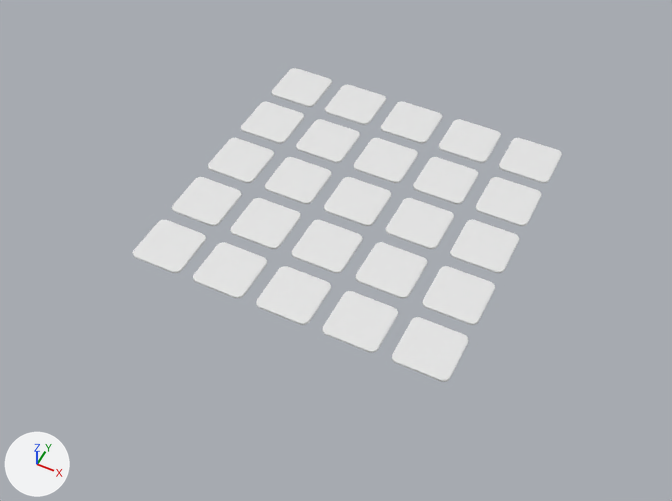
Renders of the glTF model public/models/Platforms.gltf from each side of a commit.
One viewpoint serves both versions: a 50 mm lens placed at (2040.0, -4442.0, 4907.0), pointed at (-22.0, -318.0, -248.0). The axes (+X, +Y, +Z) are drawn at lower left. The lights are the same throughout. Vertices at the same position are counted once.

Before the edit, the objects in view are built like this:
```python
me_platforms = bpy.data.meshes.new('Platforms')
me_platforms.from_pydata(...)  # 9000 vertices, 16150 faces; spans x -1200.0..1200.0, y -1200.0..1200.0, z -10.0..5.0
ob_platforms = bpy.data.objects.new('Platforms', me_platforms)
ob_platforms.location = (0.0, 0.0, 0.0)
```
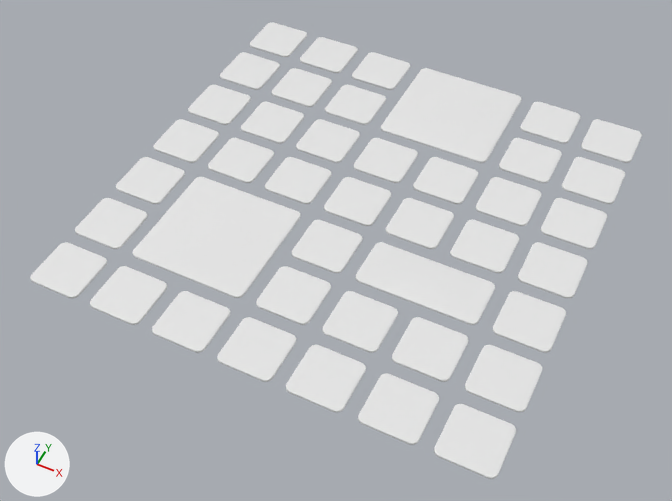
The change, as a diff of the scene's bpy script:
```diff
--- a/public/models/Platforms.gltf.py
+++ b/public/models/Platforms.gltf.py
@@ me_platforms @@
-me_platforms.from_pydata(...)  # 9000 vertices, 16150 faces; spans x -1200.0..1200.0, y -1200.0..1200.0, z -10.0..5.0
+me_platforms.from_pydata(...)  # 15140 vertices, 27168 faces; spans x -1700.0..1700.0, y -1700.0..1700.0, z -10.0..5.0
+# me_platforms part 1: the loose piece of 360 vertices spanning x -1200.0..-800.0, y -1200.0..-800.0, z -10.0..5.0 is moved by (-500.0, -500.0, 0.0)
+# me_platforms part 2: the loose piece of 360 vertices spanning x -700.0..-300.0, y -1200.0..-800.0, z -10.0..5.0 is moved by (-500.0, -500.0, 0.0)
+# me_platforms part 3: the loose piece of 360 vertices spanning x -1200.0..-800.0, y -700.0..-300.0, z -10.0..5.0 is moved by (500.0, -1000.0, 0.0)
+# me_platforms part 4: the loose piece of 360 vertices spanning x -200.0..200.0, y -1200.0..-800.0, z -10.0..5.0 is copied, and the copy is moved by (0.0, -500.0, 0.0); it spans x -200.0..200.0, y -1700.0..-1300.0, z -10.0..5.0
+# me_platforms part 5: the loose piece of 360 vertices spanning x 300.0..700.0, y -1200.0..-800.0, z -10.0..5.0 is copied, and the copy is moved by (0.0, -500.0, 0.0); it spans x 300.0..700.0, y -1700.0..-1300.0, z -10.0..5.0
+# me_platforms part 6: the loose piece of 360 vertices spanning x 800.0..1200.0, y -1200.0..-800.0, z -10.0..5.0 is copied, and the copy is moved by (0.0, -500.0, 0.0); it spans x 800.0..1200.0, y -1700.0..-1300.0, z -10.0..5.0
+# me_platforms part 7: the loose piece of 360 vertices spanning x 800.0..1200.0, y -1200.0..-800.0, z -10.0..5.0 is copied, and the copy is moved by (500.0, -500.0, 0.0); it spans x 1300.0..1700.0, y -1700.0..-1300.0, z -10.0..5.0
+# me_platforms part 8: the loose piece of 360 vertices spanning x -1200.0..-800.0, y -1200.0..-800.0, z -10.0..5.0 is copied, and the copy is moved by (-500.0, 0.0, 0.0); it spans x -1700.0..-1300.0, y -1200.0..-800.0, z -10.0..5.0
+# me_platforms part 9: the loose piece of 360 vertices spanning x 800.0..1200.0, y -1200.0..-800.0, z -10.0..5.0 is copied, and the copy is moved by (500.0, 0.0, 0.0); it spans x 1300.0..1700.0, y -1200.0..-800.0, z -10.0..5.0
+# me_platforms part 10: the loose piece of 360 vertices spanning x -1200.0..-800.0, y -700.0..-300.0, z -10.0..5.0 is copied, and the copy is moved by (-500.0, 0.0, 0.0); it spans x -1700.0..-1300.0, y -700.0..-300.0, z -10.0..5.0
+# me_platforms part 11: the loose piece of 360 vertices spanning x 800.0..1200.0, y -700.0..-300.0, z -10.0..5.0 is copied, and the copy is moved by (500.0, 0.0, 0.0); it spans x 1300.0..1700.0, y -700.0..-300.0, z -10.0..5.0
+# me_platforms part 12: the loose piece of 360 vertices spanning x -1200.0..-800.0, y -200.0..200.0, z -10.0..5.0 is copied, and the copy is moved by (-500.0, 0.0, 0.0); it spans x -1700.0..-1300.0, y -200.0..200.0, z -10.0..5.0
+# me_platforms part 13: the loose piece of 360 vertices spanning x 800.0..1200.0, y -200.0..200.0, z -10.0..5.0 is copied, and the copy is moved by (500.0, 0.0, 0.0); it spans x 1300.0..1700.0, y -200.0..200.0, z -10.0..5.0
+# me_platforms part 14: the loose piece of 360 vertices spanning x -1200.0..-800.0, y 300.0..700.0, z -10.0..5.0 is copied, and the copy is moved by (-500.0, 0.0, 0.0); it spans x -1700.0..-1300.0, y 300.0..700.0, z -10.0..5.0
+# me_platforms part 15: the loose piece of 360 vertices spanning x 800.0..1200.0, y 300.0..700.0, z -10.0..5.0 is copied, and the copy is moved by (500.0, 0.0, 0.0); it spans x 1300.0..1700.0, y 300.0..700.0, z -10.0..5.0
+# me_platforms part 16: the loose piece of 360 vertices spanning x -1200.0..-800.0, y 800.0..1200.0, z -10.0..5.0 is copied, and the copy is moved by (-500.0, 0.0, 0.0); it spans x -1700.0..-1300.0, y 800.0..1200.0, z -10.0..5.0
+# me_platforms part 17: the loose piece of 360 vertices spanning x 800.0..1200.0, y 800.0..1200.0, z -10.0..5.0 is copied, and the copy is moved by (500.0, 0.0, 0.0); it spans x 1300.0..1700.0, y 800.0..1200.0, z -10.0..5.0
+# me_platforms part 18: a new loose piece of 360 vertices spanning x 800.0..1200.0, y 1300.0..1700.0, z -10.0..5.0
+# me_platforms part 19: a new loose piece of 360 vertices spanning x -700.0..-300.0, y 1300.0..1700.0, z -10.0..5.0
+# me_platforms part 20: a new loose piece of 360 vertices spanning x -1200.0..-800.0, y 1300.0..1700.0, z -10.0..5.0
+# me_platforms part 21: a new loose piece of 360 vertices spanning x -1700.0..-1300.0, y 1300.0..1700.0, z -10.0..5.0
+# me_platforms part 22: a new loose piece of 360 vertices spanning x 1300.0..1700.0, y 1300.0..1700.0, z -10.0..5.0
+# me_platforms part 23: 1 vertex moved within x -323.0, y -314.0, z 5.0; 359 vertices removed from x -700.0..-300.0, y -700.0..-300.0, z -10.0..5.0; 359 vertices added at x -1202.0..-302.0, y -1198.0..-298.0, z -10.0..5.0
+# me_platforms part 24: 180 vertices added at x -200.0..700.0, y 1650.0..1700.0, z -10.0..5.0
```

What differs and where, as boxes [x1, y1, x2, y2] in the pictures (672 x 501 px; the box of a moved part takes in the faces that stretch with it):
'Platforms', reshaped (43% wider, 45% taller)
    before: [133, 68, 562, 382]
    after: [30, 22, 642, 479]
part 1 of me_platforms, moved or reshaped
    before: [133, 220, 206, 273]
    after: [30, 242, 107, 298]
part 2 of me_platforms, moved or reshaped
    before: [193, 242, 267, 298]
    after: [90, 266, 167, 325]
part 3 of me_platforms, moved or reshaped
    before: [172, 177, 242, 226]
    after: [152, 291, 230, 353]
part 4 of me_platforms, added
    after: [217, 317, 296, 382]
part 5 of me_platforms, added
    after: [286, 345, 366, 412]
part 6 of me_platforms, added
    after: [358, 373, 439, 445]
part 7 of me_platforms, added
    after: [434, 404, 516, 479]
part 8 of me_platforms, added
    after: [75, 198, 148, 249]
part 9 of me_platforms, added
    after: [465, 345, 542, 412]
part 10 of me_platforms, added
    after: [116, 157, 185, 204]
part 11 of me_platforms, added
    after: [493, 291, 566, 353]
part 12 of me_platforms, added
    after: [153, 119, 219, 163]
part 13 of me_platforms, added
    after: [518, 242, 588, 298]
part 14 of me_platforms, added
    after: [188, 84, 251, 125]
part 15 of me_platforms, added
    after: [541, 198, 607, 249]
part 16 of me_platforms, added
    after: [220, 52, 280, 90]
part 17 of me_platforms, added
    after: [562, 157, 625, 204]
part 18 of me_platforms, added
    after: [520, 102, 580, 144]
part 19 of me_platforms, added
    after: [352, 52, 410, 90]
part 20 of me_platforms, added
    after: [300, 37, 358, 73]
part 21 of me_platforms, added
    after: [250, 22, 307, 57]
part 22 of me_platforms, added
    after: [581, 119, 642, 163]
part 23 of me_platforms, moved or reshaped
    before: [230, 198, 301, 249]
    after: [133, 177, 301, 298]
part 24 of me_platforms, added
    after: [382, 68, 522, 161]
